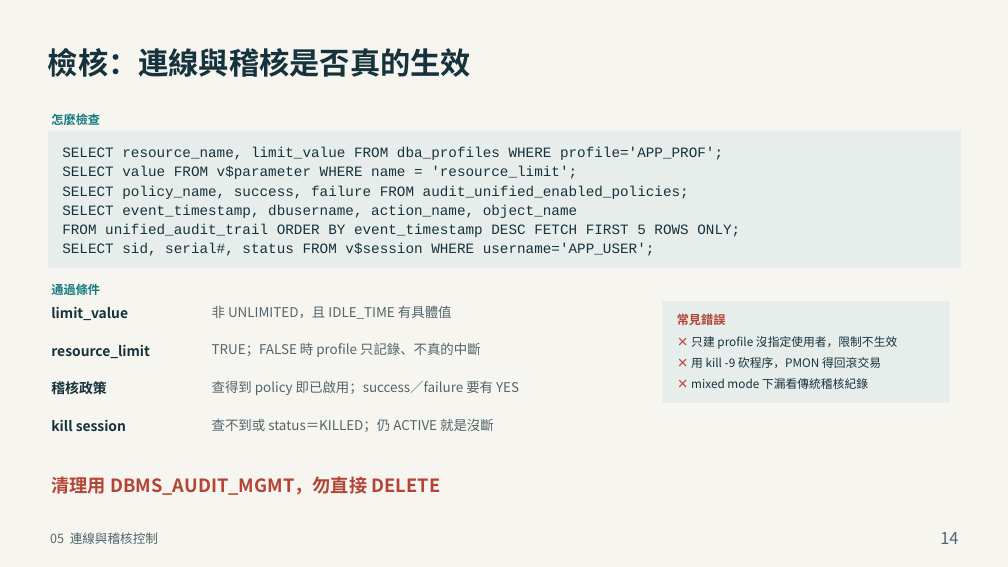
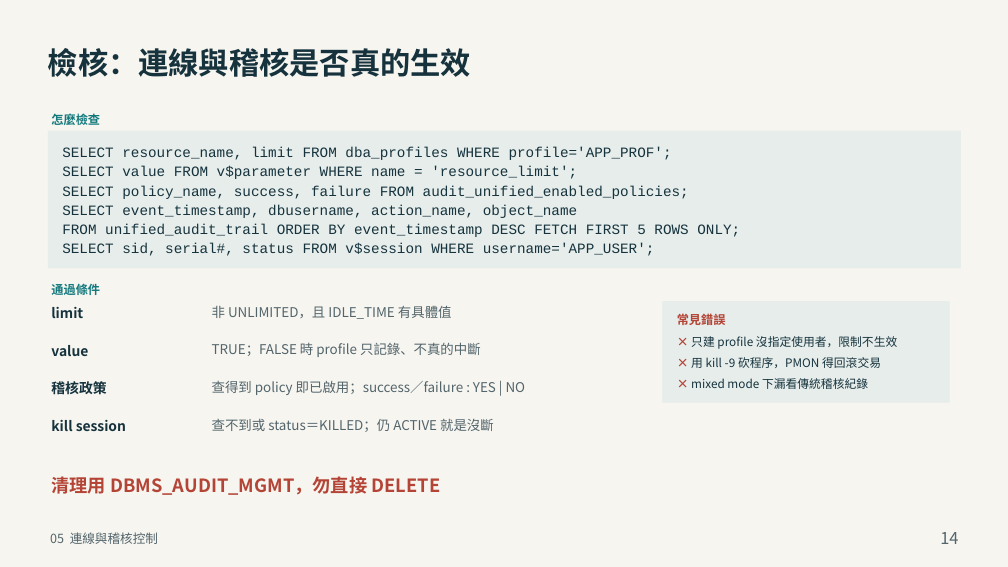
Before and after one commit to YouAreTheBlueSky/Oracle-DBA-Training-Docs, a slide deck: slide 14 of deliver_beginner/05_Oracle_DBA_安全性管理.pptx. Drawn at 1008x567 pixels with LibreOffice and Linux fonts; fonts in the diff are those of the drawing. Boxes give left, top, right and bottom in pixels: in the first picture for what was removed or moved away, otherwise in the second. Text is boxed around its words. In the diff, an @@ line names an element or a change of style, - is before the commit and + after.

Commit message:
第 5 章：併入使用者手改，並加上「拒絕覆蓋手改檔」的保護
p4 程式碼 11→14 行（新增配額、grant 改寫、註解改 12c）；dba_profiles 欄位 limit_value→limit（兩處）；p14 條件標籤與文案更新。

保護：建置時先比對目標檔的內容指紋（每頁文字＋備忘），若與上次建置不同（代表手改過）就拒絕覆蓋並提示先跑 diff --apply 或加 --force。指紋檔 *.sig 已列入 gitignore。

```diff
--- a/deliver_beginner/05_Oracle_DBA_安全性管理.pptx
+++ b/deliver_beginner/05_Oracle_DBA_安全性管理.pptx
@@ text at [62, 147, 672, 160]: text changed @@
-SELECT resource_name, limit_value FROM dba_profiles WHERE profile='APP_PROF';
+SELECT resource_name, limit FROM dba_profiles WHERE profile='APP_PROF';
@@ text at [51, 307, 83, 318]: text changed @@
-limit_value
+limit
@@ text at [51, 345, 88, 356]: text changed @@
-resource_limit
+value
@@ text at [212, 381, 526, 395]: text changed @@
-查得到 policy 即已啟用；success／failure 要有 YES
+查得到 policy 即已啟用；success／failure : YES | NO
```
Also in this commit, not shown: 2 other slides changed, 6 other files.
